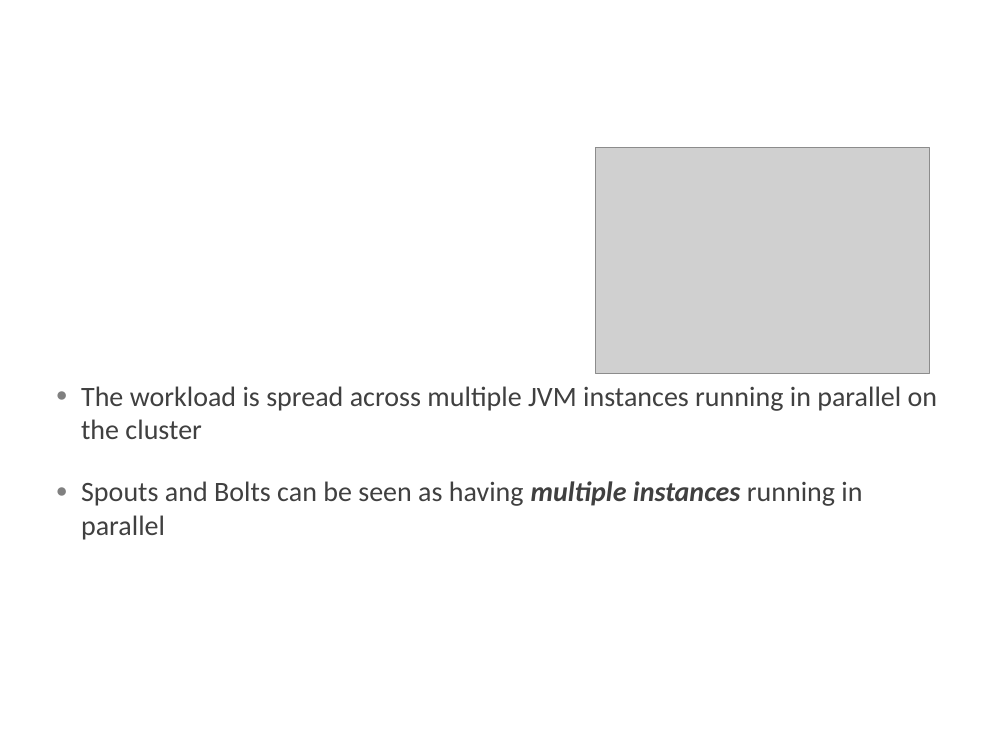
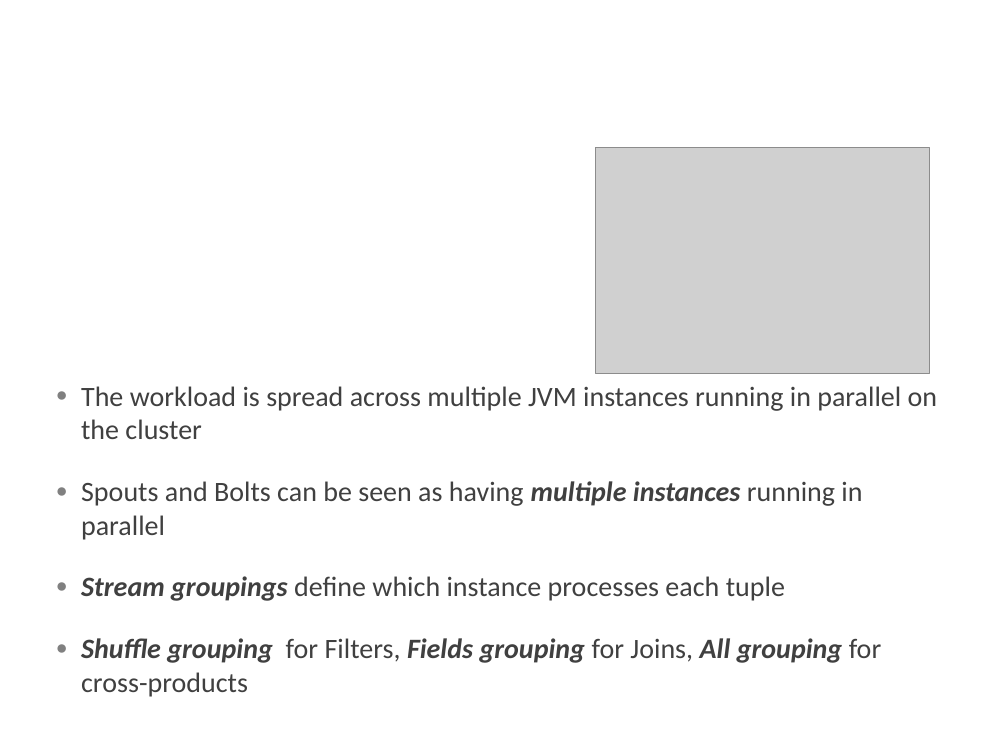
Before and after one commit to marinosm/reteonstorm, a slide deck: slide 6 of Presentation1.pptx. Drawn at 1008x756 pixels with LibreOffice and Linux fonts; fonts in the diff are those of the drawing; grey boxes stand for pictures; background and template pictures are left out. Boxes give left, top, right and bottom in pixels: in the first picture for what was removed or moved away, otherwise in the second. Text is boxed around its words. In the diff, an @@ line names an element or a change of style, - is before the commit and + after.

Commit message:
Presentation complete.

```diff
--- a/Presentation1.pptx
+++ b/Presentation1.pptx
@@ text at [81, 576, 881, 697]: paragraphs added @@
+● Stream groupings define which instance processes each tuple
+● Shuffle grouping for Filters, Fields grouping for Joins, All grouping for cross-products
```
Also in this commit, not shown: 8 slides added, 1 other file.
